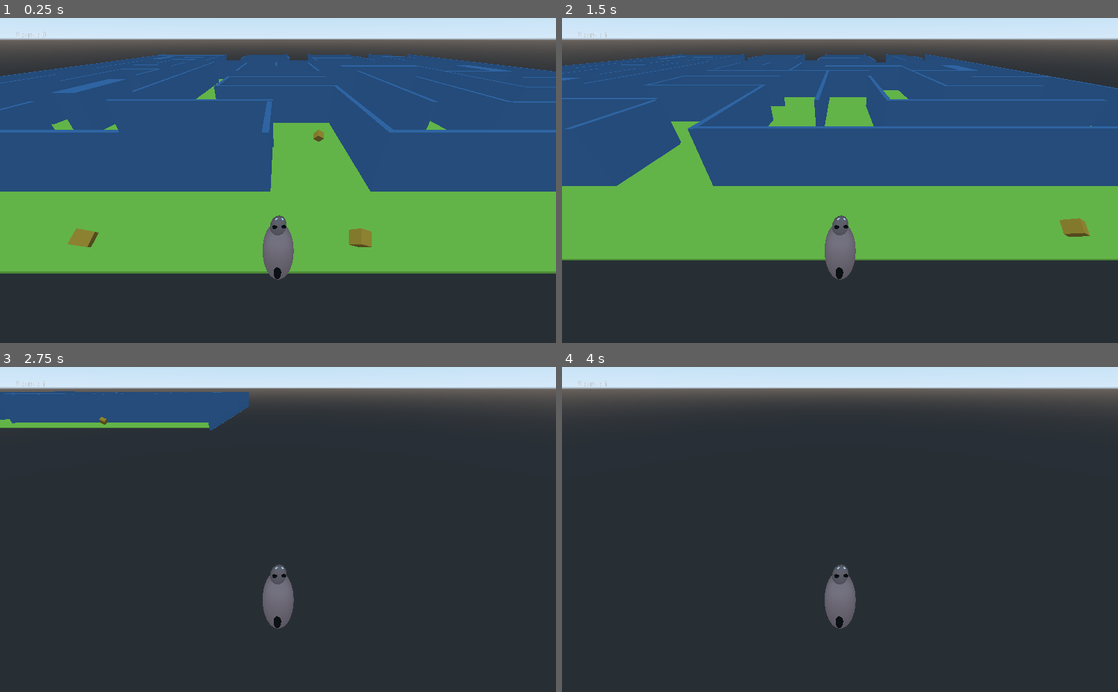
Above: before the commit, frames 1-4 (two rows, left to right).
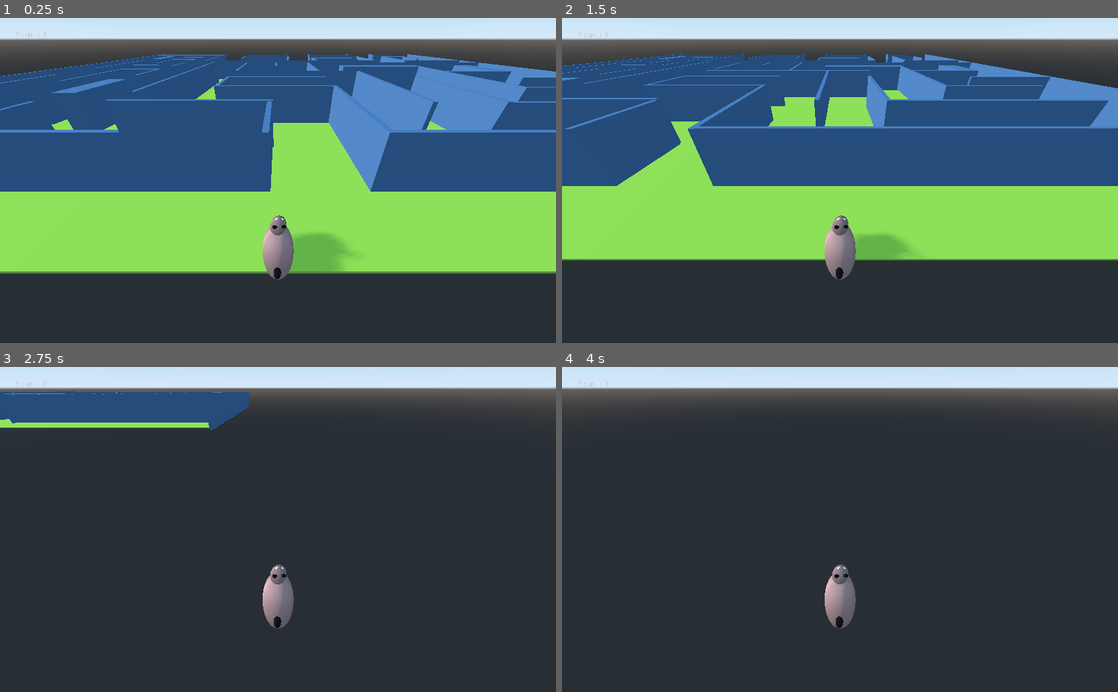
Above: after the commit, the same moments.

Repository: ajelenga/labiLapin
Game: Godot game, scene res://Spatial.tscn
The game is run twice, just before and just after one commit, with the same random seed, the same clock (stepped at 60 frames per second) and the same inputs.
Inputs:
- Up to frame 1 (0.25 s): no input
- Up to frame 2 (1.5 s): tap Enter at 0.5 s; hold Right (ui_right) 0.53-1.28 s; hold Down (ui_down) from 1.28 s (still down)
- Up to frame 3 (2.75 s): release Down (ui_down) at 2.03 s; hold Right (ui_right) from 2.03 s (still down)
- Up to frame 4 (4 s): release Right (ui_right) at 2.78 s; hold Up (ui_up) 2.78-3.53 s; hold Left (ui_left) from 3.53 s (still down)

The runs differ from the first frame. In frame 1, 34% of the frame differs, in the area x 0-100%, y 11-80%; in frame 2, 28%; in frame 3, 1.0%; in frame 4, 0.4%.

Commit message:
add music

Diff:
--- /dev/null
+++ b/main/AudioStreamPlayer2D.tscn
@@ -0,0 +1,8 @@
+[gd_scene load_steps=2 format=2]
+
+[ext_resource path="res://musicjeux.mp3" type="AudioStream" id=1]
+
+[node name="AudioStreamPlayer2D" type="AudioStreamPlayer2D"]
+position = Vector2( 2, 2 )
+stream = ExtResource( 1 )
+autoplay = true
--- a/main/Spatial.gd
+++ b/main/Spatial.gd
@@ -1,12 +1,16 @@
 extends Spatial
 
 var score = 0
-
+var score_max
 func _ready():
 	var pickups= get_tree().get_nodes_in_group("Pick Up")
 	for pickup in pickups:
 		pickup.connect("captured",self,"_on_Pick_Up_captured");
 
+	score_max = pickups.size()
 func _on_Pick_Up_captured():
 	score +=1
 	$Score/Label.text = "Score : %s" % score
+
+	if score_max == score:
+		$Score/MessageFin.show()
--- a/main/Spatial.tscn
+++ b/main/Spatial.tscn
@@ -1,6 +1,5 @@
-[gd_scene load_steps=26 format=2]
-
-[ext_resource path="res://musicjeux.mp3" type="AudioStream" id=1]
+[gd_scene load_steps=25 format=2]
+
 [ext_resource path="res://pick Up.tscn" type="PackedScene" id=2]
 [ext_resource path="res://Lapin3d.gd" type="Script" id=3]
 [ext_resource path="res://Spatial.gd" type="Script" id=4]
@@ -223,7 +222,7 @@
 material/0 = SubResource( 11 )
 
 [node name="CollisionShape" type="CollisionShape" parent="murs/mur2"]
-transform = Transform( 1, 0, 0, 0, 1, 0, 2.22045e-16, 0, 1, 0, 0, 0 )
+transform = Transform( 1, 0, -1.81899e-12, 0, 1, 0, 2.22045e-16, 0, 1, 0, 0, -0.212335 )
 shape = SubResource( 5 )
 
 [node name="mur3" type="StaticBody" parent="murs"]
@@ -3039,23 +3038,11 @@
 transform = Transform( 1.15235e-07, 0.575019, -0.81814, -5.02698e-08, 0.81814, 0.575019, 1, -2.51346e-08, 1.23184e-07, -8.19853, 11.0634, -0.00928926 )
 fov = 77.7996
 
-[node name="AudioStreamPlayer3D" type="AudioStreamPlayer3D" parent="."]
-stream = ExtResource( 1 )
-
 [node name="Collectibles" type="Spatial" parent="."]
 transform = Transform( 1, 0, 0, 0, 1, 0, 0, 0, 1, 0, 0.5, 0 )
 
 [node name="Pick Up" parent="Collectibles" instance=ExtResource( 2 )]
-transform = Transform( 1, 0, 0, 0, 1, 0, 0, 0, 1, -1.29227, 0.756091, -186.891 )
-
-[node name="Pick Up2" parent="Collectibles" instance=ExtResource( 2 )]
-transform = Transform( 1, 0, 0, 0, 1, 0, 0, 0, 1, -34.2464, 0.756091, -186.891 )
-
-[node name="Pick Up3" parent="Collectibles" instance=ExtResource( 2 )]
-transform = Transform( 1, 0, 0, 0, 1, 0, 0, 0, 1, 17.1887, 0.756091, -186.891 )
-
-[node name="Pick Up4" parent="Collectibles" instance=ExtResource( 2 )]
-transform = Transform( 1, 0, 0, 0, 1, 0, 0, 0, 1, -1.39608, 0.756093, -169.506 )
+transform = Transform( 1, 0, 0, 0, 1, 0, 0, 0, 1, 48.1495, 0.756091, 185.365 )
 
 [node name="Score" type="CanvasLayer" parent="."]
 
@@ -3065,3 +3052,25 @@
 margin_right = 85.0
 margin_bottom = 39.0
 text = "Score : 0"
+
+[node name="MessageFin" type="PanelContainer" parent="Score"]
+visible = false
+anchor_left = 0.5
+anchor_top = 0.5
+anchor_right = 0.5
+anchor_bottom = 0.5
+margin_left = -33.0
+margin_top = -14.0
+margin_right = 33.0
+margin_bottom = 14.0
+
+[node name="Label" type="Label" parent="Score/MessageFin"]
+margin_left = 7.0
+margin_top = 7.0
+margin_right = 68.0
+margin_bottom = 21.0
+text = "You win ! "
+
+[node name="DirectionalLight" type="DirectionalLight" parent="."]
+transform = Transform( 0.0750657, -0.4213, 0.90381, 0, 0.906367, 0.422492, -0.997179, -0.0317146, 0.0680371, 0, 69.092, 0 )
+shadow_enabled = true
--- a/main/project.godot
+++ b/main/project.godot
@@ -14,6 +14,10 @@
 run/main_scene="res://Spatial.tscn"
 config/icon="res://icon.png"
 
+[autoload]
+
+AudioStreamPlayer2d="*res://AudioStreamPlayer2D.tscn"
+
 [gui]
 
 common/drop_mouse_on_gui_input_disabled=true
Not shown, changed: carte chemin main.png
